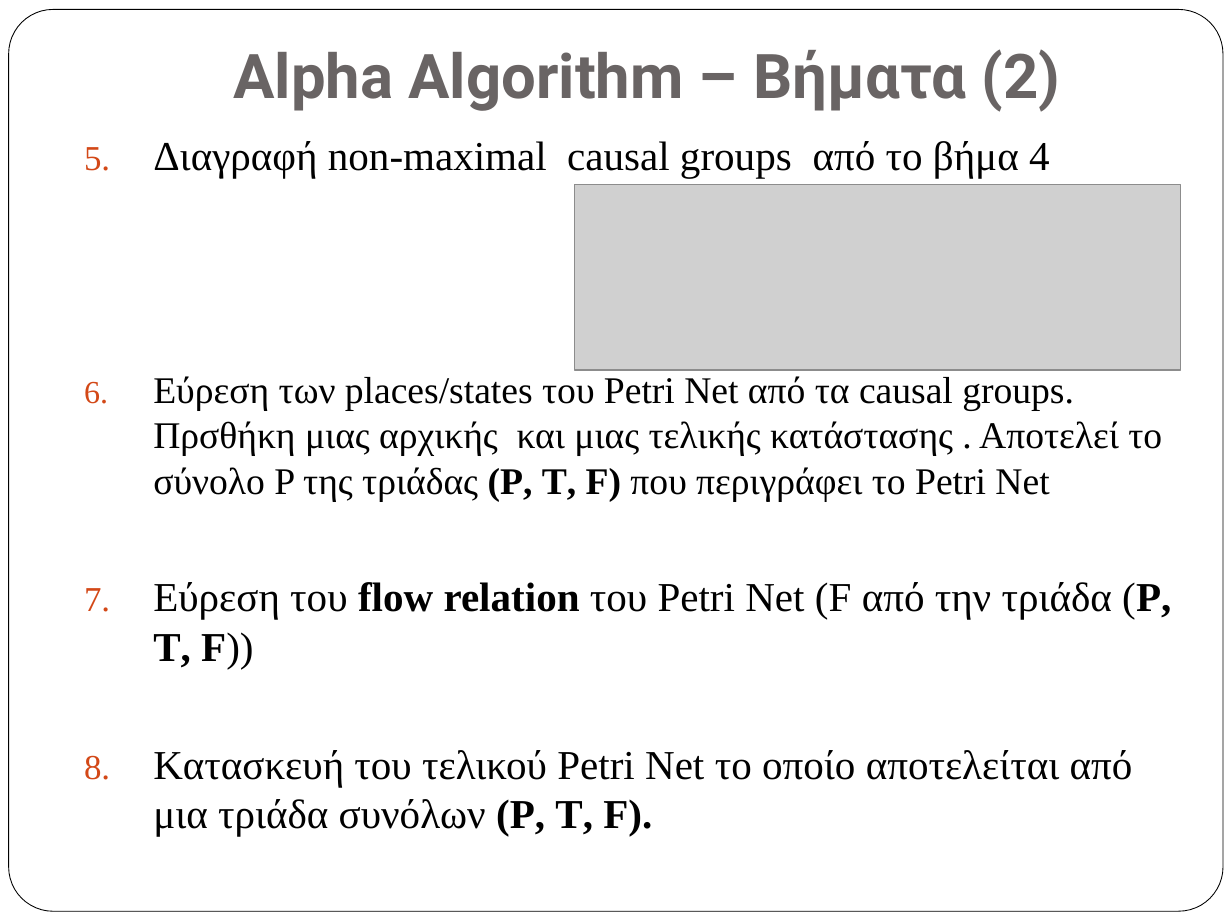
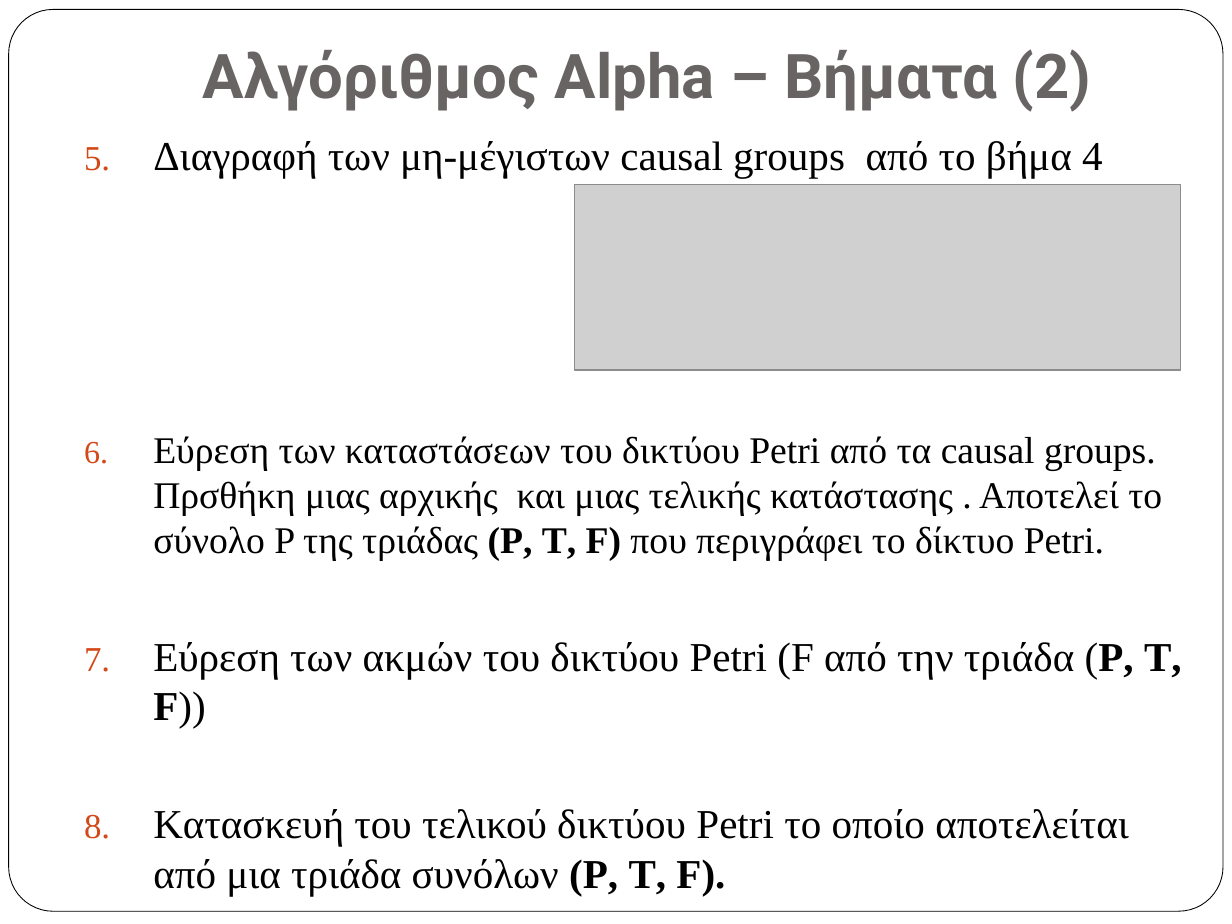
Before and after one commit to vlasisPit/alpha-algorithm-reports, a slide deck: slide 10 of excel/vlasisPitsios_masterThesis.pptx (slide 8 before the commit). Drawn at 1232x924 pixels with LibreOffice and Linux fonts; fonts in the diff are those of the drawing; grey boxes stand for pictures. Boxes give left, top, right and bottom in pixels: in the first picture for what was removed or moved away, otherwise in the second. Text is boxed around its words. In the diff, an @@ line names an element or a change of style, - is before the commit and + after.

```diff
--- a/excel/vlasisPitsios_masterThesis.pptx
+++ b/excel/vlasisPitsios_masterThesis.pptx
@@ title at [202, 49, 1092, 112]: text changed @@
-Alpha Algorithm – Βήματα (2)
+Αλγόριθμος Alpha – Βήματα (2)
@@ text at [153, 141, 1182, 896]: text changed @@
-5. Διαγραφή non-maximal causal groups από το βήμα 4
-6. Εύρεση των places/states του Petri Net από τα causal groups. Πρσθήκη μιας αρχικής και μιας τελικής κατάστασης . Αποτελεί το σύνολο P της τριάδας (P, T, F) που περιγράφει το Petri Net
-7. Εύρεση του flow relation του Petri Net (F από την τριάδα (P, T, F))
-8. Kατασκευή του τελικού Petri Net το οποίο αποτελείται από μια τριάδα συνόλων (P, T, F).
+5. Διαγραφή των μη-μέγιστων causal groups από το βήμα 4
+6. Εύρεση των καταστάσεων του δικτύου Petri από τα causal groups. Πρσθήκη μιας αρχικής και μιας τελικής κατάστασης . Αποτελεί το σύνολο P της τριάδας (P, T, F) που περιγράφει το δίκτυο Petri.
+7. Εύρεση των ακμών του δικτύου Petri (F από την τριάδα (P, T, F))
+8. Kατασκευή του τελικού δικτύου Petri το οποίο αποτελείται από μια τριάδα συνόλων (P, T, F).
```
Also in this commit, not shown: 17 other slides changed, 3 slides added, 1 other file.
